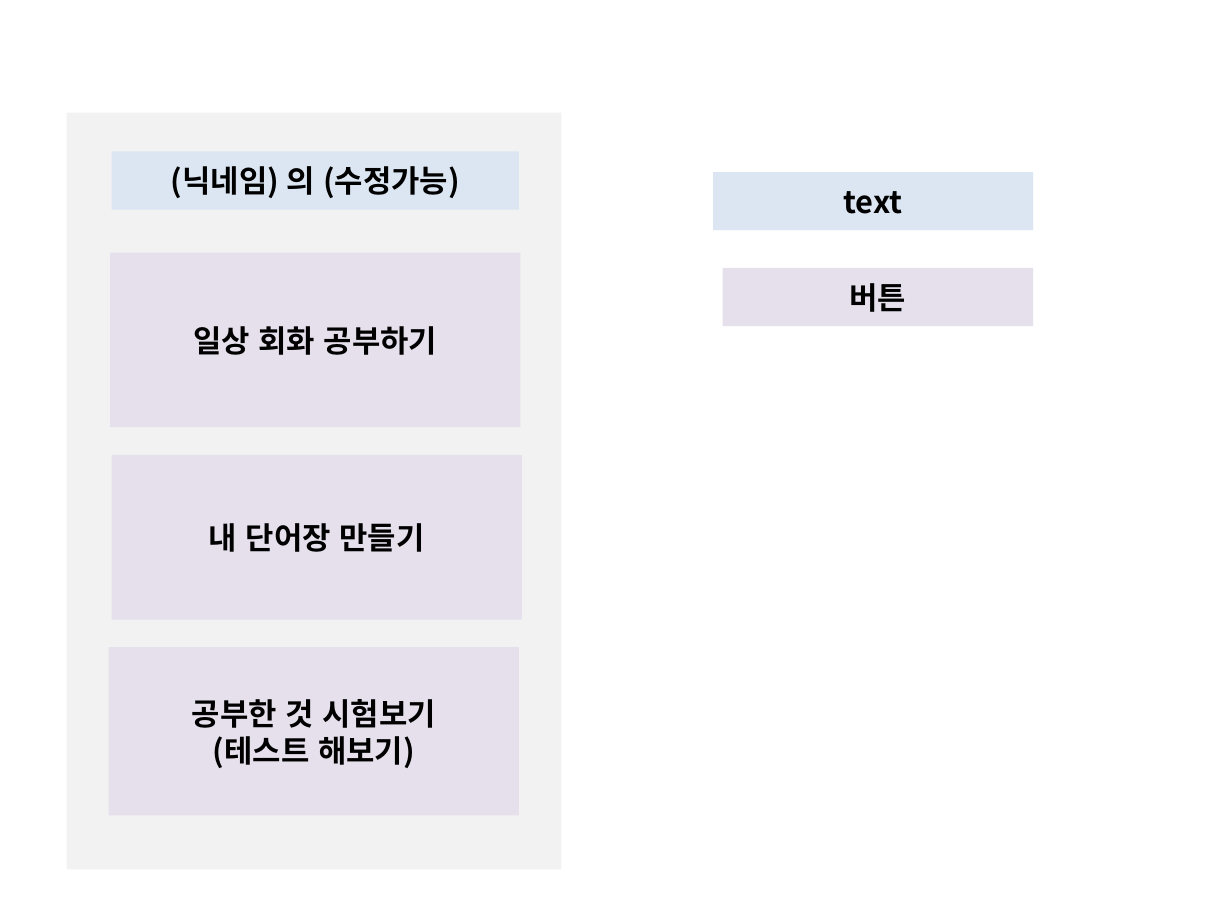
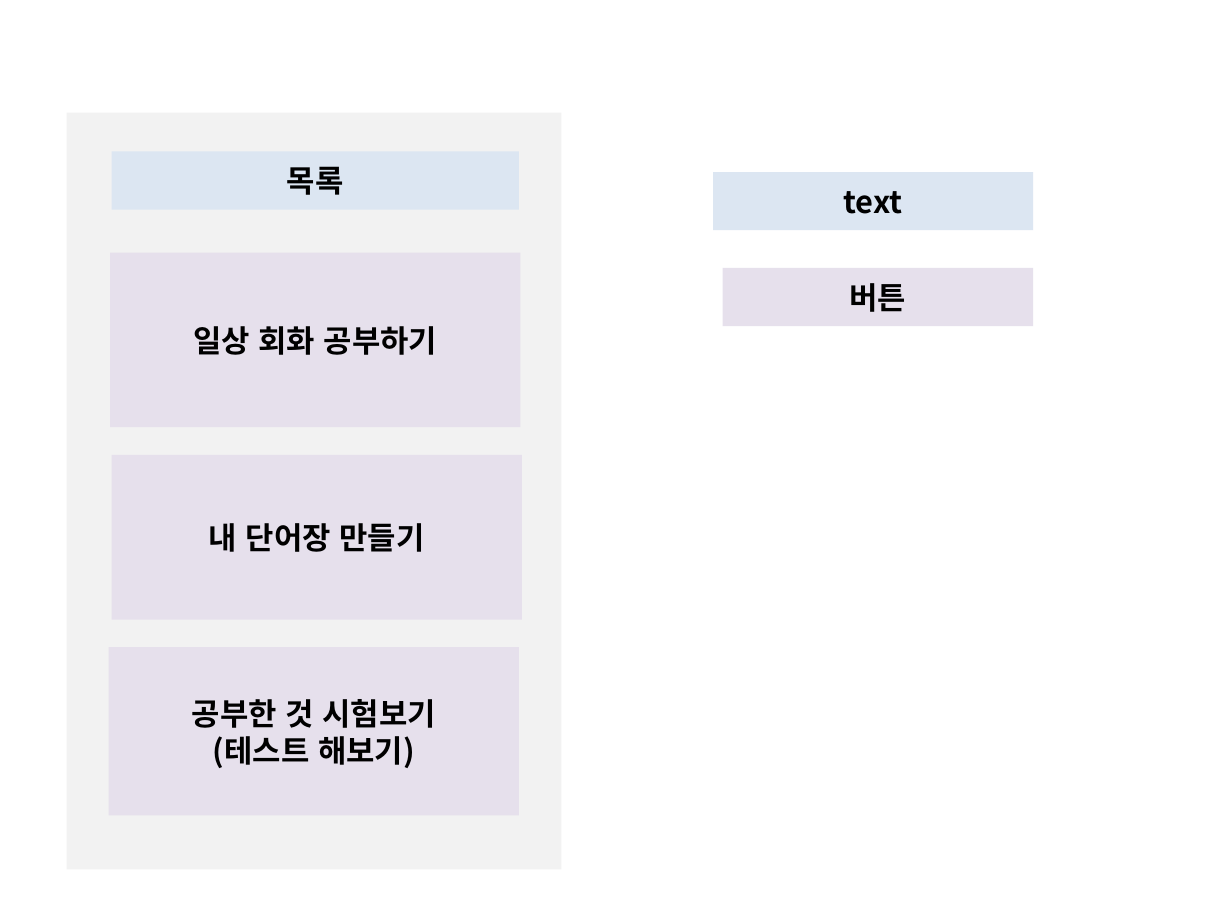
Before and after one commit to imlimchill/Android_project, a slide deck: slide 1 of 어플리케이션 화면구상/화면 구상 - 임채정.pptx. Drawn at 1232x924 pixels with LibreOffice and Linux fonts; fonts in the diff are those of the drawing. Boxes give left, top, right and bottom in pixels: in the first picture for what was removed or moved away, otherwise in the second. Text is boxed around its words. In the diff, an @@ line names an element or a change of style, - is before the commit and + after.

```diff
--- a/어플리케이션 화면구상/화면 구상 - 임채정.pptx
+++ b/어플리케이션 화면구상/화면 구상 - 임채정.pptx
@@ text in rectangle at box(287, 166, 344, 195): text changed @@
-(닉네임) 의 (수정가능)
+목록
```
Also in this commit, not shown: 1 other file.
